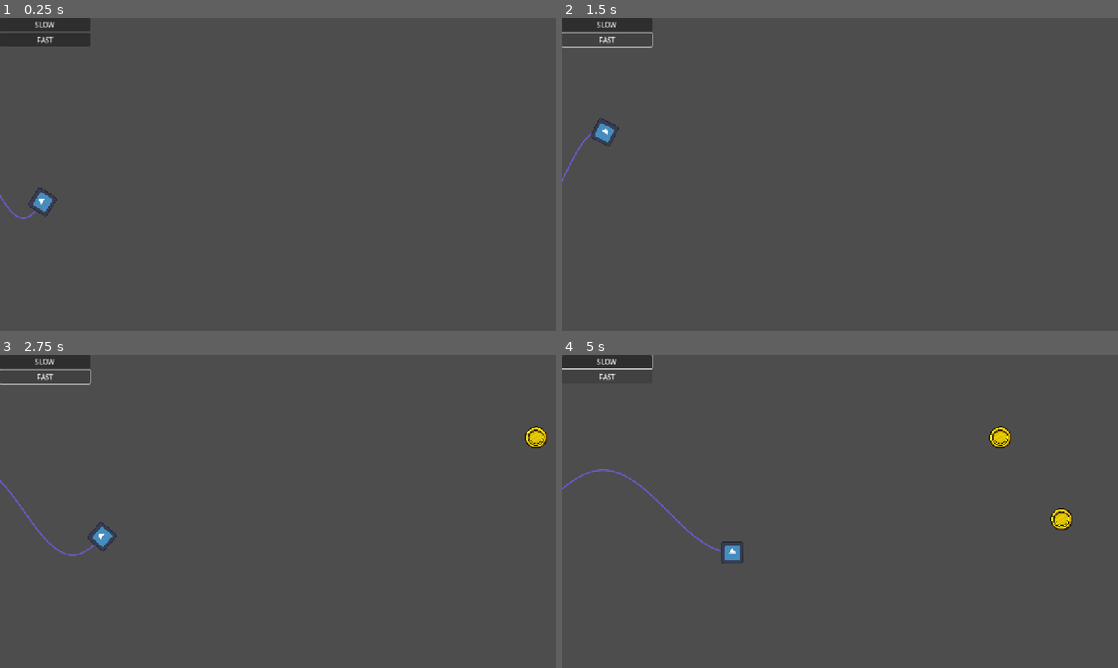
Above: before the commit, frames 1-4 (two rows, left to right).
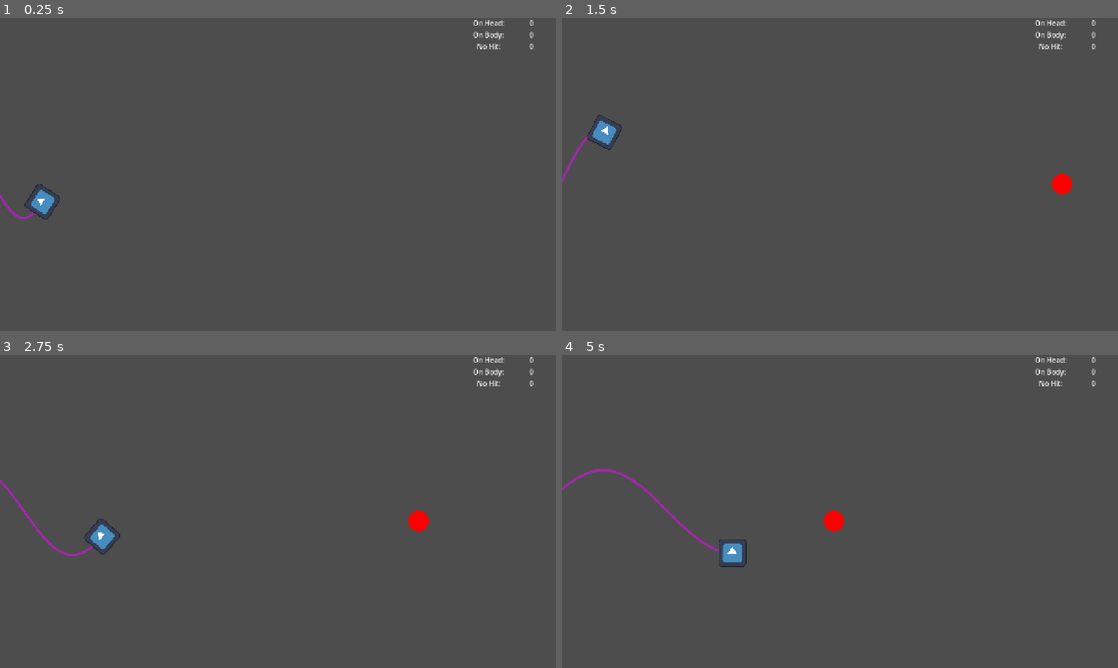
Above: after the commit, the same moments.

Repository: amap1380/waves
Game: Godot game, scene res://scenes/main.tscn
Same seed, same stepped clock (60 frames per second), same inputs: the game is played once before the commit and once after it. The engine's default icon, where the game draws it, is replaced by a stand-in: a white triangle on a blue panel in a dark square.
Inputs (mouse positions are in pixels of both pictures, inside the frame that each line leads up to):
- Up to frame 1 (0.25 s): no input
- Up to frame 2 (1.5 s): click (606, 24) at 0.5 s, where only the run before the commit has a clickable "SLOW"; click (606, 39) at 1.25 s, where only the run before the commit has a clickable "FAST"
- Up to frame 3 (2.75 s): hold D (right) from 2.03 s (still down)
- Up to frame 4 (5 s): release D (right) at 2.78 s; hold Down (down) 2.78-3.53 s; hold D (right) 3.53-4.28 s; hold Up (up) from 4.28 s (still down)

The runs differ from the first frame. In frame 1, 1.8% of the frame differs, in the area x 0-96%, y 0-65%; in frame 2, 1.4%; in frame 3, 1.8%; in frame 4, 2.1%, in the area x 0-96%, y 0-68%.

Commit message:
added energy level logic

Diff:
--- a/project.godot
+++ b/project.godot
@@ -28,9 +28,6 @@
 [global_group]
 
 Collectables=""
-HitOnHead=""
-HitOnBody=""
-NoHit=""
 
 [input]
 
--- a/scenes/collectable.tscn
+++ b/scenes/collectable.tscn
@@ -1,17 +1,18 @@
 [gd_scene load_steps=4 format=3 uid="uid://ds4uqhd57sy3l"]
 
 [ext_resource type="Script" uid="uid://cjn8y62rgijvl" path="res://scripts/collectable.gd" id="1_3dk6v"]
-[ext_resource type="Texture2D" uid="uid://b3wmu0tjy51to" path="res://assets/faceon_gold_coin.png" id="2_un20x"]
+[ext_resource type="Texture2D" uid="uid://d3krrqx08e6ff" path="res://assets/white_circle.png" id="2_llfh3"]
 
 [sub_resource type="CircleShape2D" id="CircleShape2D_7oip2"]
-radius = 25.0
+radius = 24.0
 
 [node name="Collectable" type="Area2D" groups=["Collectables"]]
 script = ExtResource("1_3dk6v")
+speed = 150.0
 
 [node name="Sprite2D" type="Sprite2D" parent="."]
-scale = Vector2(0.1, 0.1)
-texture = ExtResource("2_un20x")
+scale = Vector2(0.75, 0.75)
+texture = ExtResource("2_llfh3")
 
 [node name="CollisionShape2D" type="CollisionShape2D" parent="."]
 shape = SubResource("CircleShape2D_7oip2")
--- /dev/null
+++ b/scenes/head.tscn
@@ -0,0 +1,17 @@
+[gd_scene load_steps=4 format=3 uid="uid://cd433od0xoqoc"]
+
+[ext_resource type="Script" uid="uid://ol26keh5ewgg" path="res://scripts/head.gd" id="1_d75dd"]
+[ext_resource type="Texture2D" uid="uid://dd2a3u0lhvmi5" path="res://icon.svg" id="2_a7yy4"]
+
+[sub_resource type="RectangleShape2D" id="RectangleShape2D_d75dd"]
+size = Vector2(64, 64)
+
+[node name="Head" type="Area2D"]
+script = ExtResource("1_d75dd")
+
+[node name="HeadSprite" type="Sprite2D" parent="."]
+scale = Vector2(0.5, 0.5)
+texture = ExtResource("2_a7yy4")
+
+[node name="CollisionShape2D" type="CollisionShape2D" parent="."]
+shape = SubResource("RectangleShape2D_d75dd")
--- /dev/null
+++ b/scenes/levels/test_level.tscn
@@ -0,0 +1,3 @@
+[gd_scene format=3 uid="uid://dnj1kn2x26w3p"]
+
+[node name="test Level" type="Node2D"]
--- a/scenes/main.tscn
+++ b/scenes/main.tscn
@@ -1,57 +1,93 @@
-[gd_scene load_steps=7 format=3 uid="uid://sk44x2v00sao"]
+[gd_scene load_steps=5 format=3 uid="uid://sk44x2v00sao"]
 
 [ext_resource type="Script" uid="uid://8go1bifdo0o0" path="res://scripts/main.gd" id="1_jyhfs"]
-[ext_resource type="Script" uid="uid://i87yldivj2r8" path="res://scripts/sine_wave.gd" id="2_tbgi4"]
-[ext_resource type="Script" uid="uid://ol26keh5ewgg" path="res://scripts/head.gd" id="3_tefeu"]
-[ext_resource type="Texture2D" uid="uid://dd2a3u0lhvmi5" path="res://icon.svg" id="4_o6xl0"]
+[ext_resource type="PackedScene" uid="uid://cepq1jsbyexcn" path="res://scenes/sine_wave.tscn" id="2_tbgi4"]
+[ext_resource type="PackedScene" uid="uid://cd433od0xoqoc" path="res://scenes/head.tscn" id="3_jyhfs"]
 [ext_resource type="PackedScene" uid="uid://ds4uqhd57sy3l" path="res://scenes/collectable.tscn" id="5_tbgi4"]
-
-[sub_resource type="CircleShape2D" id="CircleShape2D_h2yge"]
-radius = 25.079872
 
 [node name="Main" type="Node2D"]
 script = ExtResource("1_jyhfs")
 random = false
 
-[node name="SineWave" type="Node2D" parent="."]
+[node name="SineWave" parent="." instance=ExtResource("2_tbgi4")]
 position = Vector2(0, 360)
-script = ExtResource("2_tbgi4")
 
-[node name="Head" type="Area2D" parent="."]
-position = Vector2(0, 360)
-script = ExtResource("3_tefeu")
-
-[node name="HeadSprite" type="Sprite2D" parent="Head"]
-scale = Vector2(0.4, 0.4)
-texture = ExtResource("4_o6xl0")
-
-[node name="CollisionShape2D" type="CollisionShape2D" parent="Head"]
-shape = SubResource("CircleShape2D_h2yge")
+[node name="Head" parent="." instance=ExtResource("3_jyhfs")]
 
 [node name="Timer" type="Timer" parent="."]
 
-[node name="VBoxContainer" type="VBoxContainer" parent="."]
+[node name="CanvasLayer" type="CanvasLayer" parent="."]
+
+[node name="VBoxContainer" type="VBoxContainer" parent="CanvasLayer"]
+visible = false
 offset_right = 207.0
 offset_bottom = 66.0
 
-[node name="SlowButton" type="Button" parent="VBoxContainer"]
+[node name="SlowButton" type="Button" parent="CanvasLayer/VBoxContainer"]
 layout_mode = 2
+disabled = true
 text = "SLOW"
 
-[node name="FastButton" type="Button" parent="VBoxContainer"]
+[node name="FastButton" type="Button" parent="CanvasLayer/VBoxContainer"]
 layout_mode = 2
+disabled = true
 text = "FAST"
 
+[node name="HBoxContainer" type="HBoxContainer" parent="CanvasLayer"]
+anchors_preset = 1
+anchor_left = 1.0
+anchor_right = 1.0
+offset_left = -191.0
+offset_bottom = 77.0
+grow_horizontal = 0
+
+[node name="VBoxContainer" type="VBoxContainer" parent="CanvasLayer/HBoxContainer"]
+layout_mode = 2
+
+[node name="OnHead" type="Label" parent="CanvasLayer/HBoxContainer/VBoxContainer"]
+layout_mode = 2
+text = "On Head: "
+horizontal_alignment = 1
+
+[node name="OnBody" type="Label" parent="CanvasLayer/HBoxContainer/VBoxContainer"]
+layout_mode = 2
+text = "On Body: "
+horizontal_alignment = 1
+
+[node name="NoHit" type="Label" parent="CanvasLayer/HBoxContainer/VBoxContainer"]
+layout_mode = 2
+text = "No Hit: "
+horizontal_alignment = 1
+
+[node name="VBoxContainer2" type="VBoxContainer" parent="CanvasLayer/HBoxContainer"]
+layout_mode = 2
+size_flags_horizontal = 3
+
+[node name="OnHeadScore" type="Label" parent="CanvasLayer/HBoxContainer/VBoxContainer2"]
+layout_mode = 2
+size_flags_horizontal = 3
+text = "0"
+horizontal_alignment = 1
+vertical_alignment = 1
+
+[node name="OnBodyScore" type="Label" parent="CanvasLayer/HBoxContainer/VBoxContainer2"]
+layout_mode = 2
+size_flags_horizontal = 3
+text = "0"
+horizontal_alignment = 1
+vertical_alignment = 1
+
+[node name="NoHitScore" type="Label" parent="CanvasLayer/HBoxContainer/VBoxContainer2"]
+layout_mode = 2
+size_flags_horizontal = 3
+text = "0"
+horizontal_alignment = 1
+vertical_alignment = 1
+
 [node name="Collectable" parent="." instance=ExtResource("5_tbgi4")]
-position = Vector2(1509, 190)
-
-[node name="Collectable2" parent="." instance=ExtResource("5_tbgi4")]
-position = Vector2(1650, 378)
-
-[node name="Collectable3" parent="." instance=ExtResource("5_tbgi4")]
-position = Vector2(1954, 187)
+position = Vector2(1376, 382)
 
 [connection signal="area_entered" from="Head" to="." method="_on_head_area_entered"]
 [connection signal="timeout" from="Timer" to="." method="_on_timer_timeout"]
-[connection signal="pressed" from="VBoxContainer/SlowButton" to="." method="_on_slow_button_pressed"]
-[connection signal="pressed" from="VBoxContainer/FastButton" to="." method="_on_fast_button_pressed"]
+[connection signal="pressed" from="CanvasLayer/VBoxContainer/SlowButton" to="." method="_on_slow_button_pressed"]
+[connection signal="pressed" from="CanvasLayer/VBoxContainer/FastButton" to="." method="_on_fast_button_pressed"]
--- /dev/null
+++ b/scenes/sine_wave.tscn
@@ -0,0 +1,6 @@
+[gd_scene load_steps=2 format=3 uid="uid://cepq1jsbyexcn"]
+
+[ext_resource type="Script" uid="uid://i87yldivj2r8" path="res://scripts/sine_wave.gd" id="1_gfbow"]
+
+[node name="SineWave" type="Node2D"]
+script = ExtResource("1_gfbow")
--- a/scripts/collectable.gd
+++ b/scripts/collectable.gd
@@ -5,11 +5,19 @@
 @onready var sprite_2d: Sprite2D = $Sprite2D
 
 @export var speed = 100.0
-
+@export_range(0, 3) var energy_level := 0
 # Called when the node enters the scene tree for the first time.
 func _ready() -> void:
 	#print(global_position)
-	pass
+	match energy_level:
+		0:
+			sprite_2d.self_modulate = Color.RED
+		1:
+			sprite_2d.self_modulate = Color("4D846B")
+		2:
+			sprite_2d.self_modulate = Color("A526AE")
+		3:
+			sprite_2d.self_modulate = Color("5973FF")
 
 # Called every frame. 'delta' is the elapsed time since the previous frame.
 func _process(delta: float) -> void:
@@ -26,4 +34,5 @@
 		if Geometry2D.segment_intersects_circle(arr[i], arr[i+1],
 			collision_shape_2d.global_position - offset, collision_shape_2d.shape.radius) != -1:
 				#print(2)
-				queue_free()
+				return true
+	return false
--- a/scripts/main.gd
+++ b/scripts/main.gd
@@ -5,9 +5,30 @@
 @onready var timer: Timer = $Timer
 
 enum GameMode{FAST, SLOW}
-@export var gamemode: GameMode = GameMode.SLOW
+@export var gamemode: GameMode = GameMode.FAST
 @export var random: bool = true
 const COLLECTABLE = preload("res://scenes/collectable.tscn")
+
+@onready var on_head_score_label: Label = $CanvasLayer/HBoxContainer/VBoxContainer2/OnHeadScore
+@onready var on_body_score_label: Label = $CanvasLayer/HBoxContainer/VBoxContainer2/OnBodyScore
+@onready var no_hit_score_label: Label = $CanvasLayer/HBoxContainer/VBoxContainer2/NoHitScore
+
+var no_hit_score := 0:
+	set(value):
+		if no_hit_score != value:
+			no_hit_score = value
+			no_hit_score_label.text = str(value)
+
+var on_body_score := 0:
+	set(value):
+		if on_body_score != value:
+			on_body_score = value
+			on_body_score_label.text = str(value)
+var on_head_score := 0:
+	set(value):
+		if on_head_score != value:
+			on_head_score = value
+			on_head_score_label.text = str(value)
 
 var x_pos = 0.0
 # Called when the node enters the scene tree for the first time.
@@ -30,15 +51,23 @@
 	head.global_position =  arr[-2] + sine_wave.global_position
 	head.look_at(arr[-1] + sine_wave.global_position)
 	for collectable in get_tree().get_nodes_in_group("Collectables"):
-		collectable.check_collision_with_wave(arr, sine_wave.global_position)
+		if collectable.check_collision_with_wave(arr, sine_wave.global_position):
+			if collectable.energy_level == sine_wave.energy_level:
+				self.on_body_score += 1
+			if collectable.energy_level > sine_wave.energy_level:
+				self.no_hit_score += 1
+			collectable.queue_free()
 
 func _on_head_area_entered(area: Area2D) -> void:
 	if area.is_in_group("Collectables"):
+		if area.energy_level < sine_wave.energy_level:
+			self.on_head_score += 1
 		area.queue_free()
 
 
 func _on_timer_timeout() -> void:
 	var collectable = COLLECTABLE.instantiate() as Collectable
+	collectable.energy_level = randi_range(1,3)
 	add_child(collectable)
 	collectable.global_position = Vector2(
 		get_viewport_rect().size.x + collectable.collision_shape_2d.shape.radius,
--- a/scripts/sine_wave.gd
+++ b/scripts/sine_wave.gd
@@ -30,6 +30,8 @@
 @onready var collison_polygone : Array[PackedVector2Array]
 var arr = PackedVector2Array()
 
+var color: Color
+var energy_level := 0
 
 func _physics_process(delta: float) -> void:
 
@@ -42,11 +44,25 @@
 	frequency = lerpf(50.0, 200.0, ratio)
 	h += delta * 2
 	wrapf(h,0, TAU)
+	var energy = abs(amplitude)/200.0 * (1.0 - ratio)
+	# energy ranges
+	if energy <= 0.3:
+		energy_level = 1
+		color = Color("4D846B")
+	elif energy > 0.3 and energy < 0.7:
+		energy_level = 2
+		color = Color("A526AE")
+	elif energy >= 0.7:
+		energy_level = 3
+		color = Color("5973FF")
+	else:
+		energy_level = 0
+		color = Color.RED
 	update_array()
 	queue_redraw()
 
 func _draw() -> void:
-	draw_polyline(arr, Color.SLATE_BLUE, 2.0, true)
+	draw_polyline(arr, color, 4.0, true)
 
 
 func update_array():
Binary file added: assets/white_circle.png
Not shown, added: assets/white_circle.png.import
